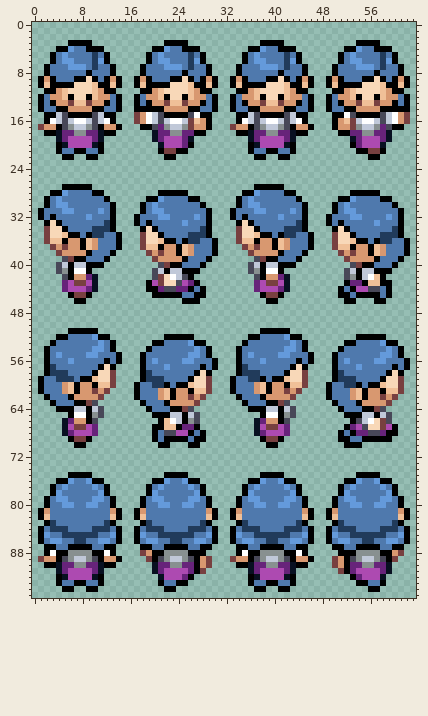
Two versions of one sprite sheet, Graphics/Characters/NPC 30.png. The picture above was drawn from the file before the commit.
The file is 128x192 pixels, drawn in blocks of 2x2; one block is one cell here.
The result:
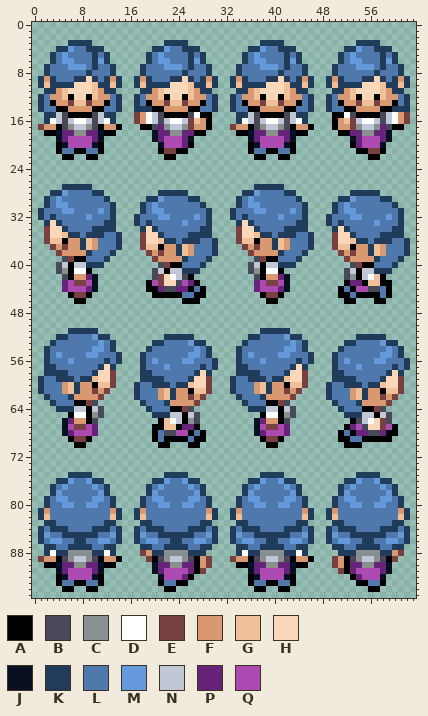
Palette (. is transparent): A #000000  B #484858  C #889090  D #ffffff  E #784040  F #d89870  G #f0c098  H #f8d8b8  J #081021  K #213b5b  L #4f79ad  M #649adb  N #c0c8d8  P #67237a  Q #ad4ab1
The commit says: Made Mom nicer
What changed:
Changed rows in their new state; - is an unchanged pixel.
first column x 1:
 3 -----KKKK------------KKKK------------KKKK------------KKKK-----
 4 ---KK---KKK--------KK---KKK--------KK---KKK--------KK---KKK---
 5 --K--------K------K--------K------K--------K------K--------K--
 6 --K--------K------K--------K------K--------K------K--------K--
 7 -K----------K----K----------K----K----------K----K----------K-
 8 -K------K---K----K------K---K----K------K---K----K------K---K-
 9 K-K---KK-K-K-K--K-K---KK-K-K-K--K-K---KK-K-K-K--K-K---KK-K-K-K
10 K-KKKK----KK-K--K-KKKK----KK-K--K-KKKK----KK-K--K-KKKK----KK-K
11 -KK--------KK----KK--------KK----KK--------KK----KK--------KK-
12 K------------K--K------------K--K------------K--K------------K
13 K------------K--K------------K--K------------K--K------------K
14 K------------K--KKK----------K--K------------K--K----------KKK
15 -KK--------KK--------------------KK--------KK-----------------
16 -K----------K--------------------K----------K-----------------
first column x 1:
27 ----KKKKK---------------------------KKKKK---------------------
28 --KK-----KK---------KKKKK---------KK-----KK---------KKKKK-----
29 -K---------K------KK-----KK------K---------K------KK-----KK---
30 -K----------K----K---------K-----K----------K----K---------K--
31 K-----------K----K----------K---K-----------K----K----------K-
32 K-K---------K---K-----------K---K-K---------K---K-----------K-
33 -K-K--------K---K-K---------K----K-K--------K---K-K---------K-
34 ----K-------K----K-K--------K-------K-------K----K-K--------K-
35 -----KK-K----K------K-------K--------KK-K----K------K-------K-
36 -------K-----K-------KK-K----K---------K-----K-------KK-K----K
37 -------K-----K---------K-----K---------K-----K---------K-----K
38 --------K---K----------K-----K----------K---K----------K-----K
39 -----------K------------K---K--------------K------------K---K-
40 --------KKK----------------K------------KKK----------------K--
41 ------------------------KKK-----------------------------KKK---
first column x 1:
51 -----KKKKK---------------------------KKKKK--------------------
52 ---KK-----KK---------KKKKK---------KK-----KK---------KKKKK----
53 --K---------K------KK-----KK------K---------K------KK-----KK--
54 -K----------K-----K---------K----K----------K-----K---------K-
55 -K-----------K---K----------K----K-----------K---K----------K-
56 -K---------K-K---K-----------K---K---------K-K---K-----------K
57 -K--------K-K----K---------K-K---K--------K-K----K---------K-K
58 -K-------K-------K--------K-K----K-------K-------K--------K-K-
59 K------KK--------K-------K------K----K-KK--------K-------K----
60 K-----K---------K----K-KK-------K-----K---------K----K-KK-----
61 K-----K---------K-----K---------K-----K---------K-----K-------
62 -K---K----------K-----K----------K---K----------K-----K-------
63 --K--------------K---K------------K--------------K---K--------
64 ---KKK------------K----------------KKK------------K-----------
65 -------------------KKK-----------------------------KKK--------
first column x 1:
75 -----KKKK------------KKKK------------KKKK------------KKKK-----
76 ---KK----KK--------KK----KK--------KK----KK--------KK----KK---
77 --K--------K------K--------K------K--------K------K--------K--
78 --K--------K------K--------K------K--------K------K--------K--
79 -K----------K----K----------K----K----------K----K----------K-
80 -K----------K----K----------K----K----------K----K----------K-
81 K------------K--K------------K--K------------K--K------------K
82 K------------K--K------------K--K------------K--K------------K
83 -K----------K----K----------K----K----------K----K----------K-
84 K------------K--K------------K--K------------K--K------------K
85 K------------K--K------------K--K------------K--K------------K
86 K------------K--K------------K--K------------K--K------------K
87 -KK--KKKK--KK----KK--KKKK--KK----KK--KKKK--KK----KK--KKKK--KK-
88 -K-KK----KK-K------KK----KKK-----K-KK----KK-K-----KKK----KK---
